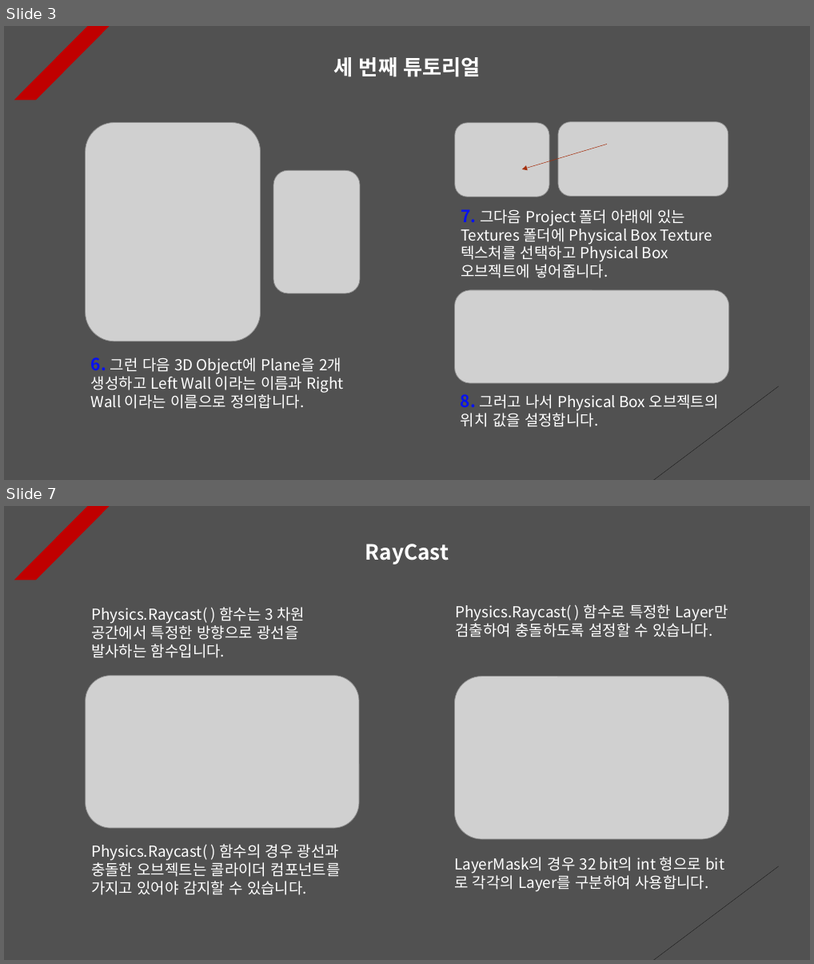
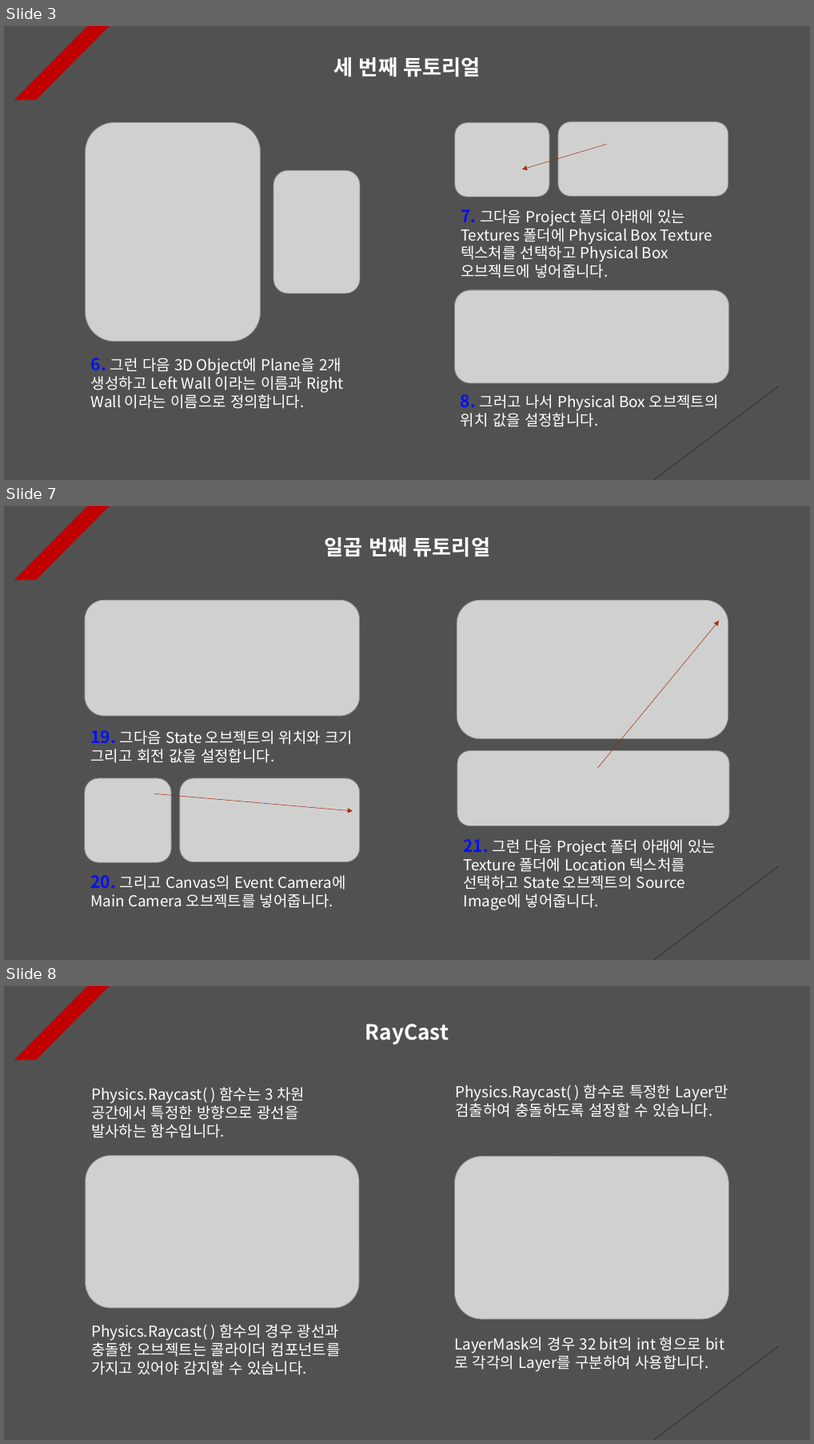
Before and after one commit to Unity2033/3D-UnityEngine, a slide deck: Assets/Class/Mouse Function/PPT Data/Mouse Example.pptx. Shown one above the other, each under a label of ours: slides 3 and 7 before the commit, slides 3, 7 and 8 after it; the slides between them are not shown. The pictures are 814x964 and 814x1444 pixels, drawn with LibreOffice and Linux fonts; fonts in the diff are those of the drawing; grey boxes stand for pictures. Boxes give left, top, right and bottom in pixels: in the first picture for what was removed or moved away, otherwise in the second. Text is boxed around its words. In the diff, an @@ line names an element or a change of style, - is before the commit and + after.

```diff
--- a/Assets/Class/Mouse Function/PPT Data/Mouse Example.pptx
+++ b/Assets/Class/Mouse Function/PPT Data/Mouse Example.pptx
@@ slide 7 added at [4,506,810,960], background #515151; not listed: 2 template elements that a slide beside it also shows @@
@@ text added at [325,537,490,557], 25 pt, text #FFFFFF, bold @@
+일곱 번째 튜토리얼
@@ picture added at [85,600,360,716] @@
@@ picture added at [457,600,729,738] @@
@@ arrow added from (598, 768) to (720, 620), #A5300F 0.5 pt dashed @@
@@ text added at [91,730,353,763], 18 pt, text #FFFFFF @@
+19. 그다음 State 오브젝트의 위치와 크기 그리고 회전 값을 설정합니다.
@@ picture added at [458,751,730,825] @@
@@ picture added at [85,778,171,862] @@
@@ arrow added from (154, 793) to (353, 811), #A5300F 0.5 pt dashed @@
@@ picture added at [180,778,360,862] @@
@@ text added at [464,839,717,910], 18 pt, text #FFFFFF @@
+21. 그런 다음 Project 폴더 아래에 있는 Texture 폴더에 Location 텍스처를 선택하고 State 오브젝트의 Source Image에 넣어줍니다.
@@ text added at [90,875,346,908], 18 pt, text #FFFFFF @@
+20. 그리고 Canvas의 Event Camera에 Main Camera 오브젝트를 넣어줍니다.
@@ what was slide 7 is now slide 8 @@
```
Also in this commit, not shown: 4 slides changed, 37 other files.
